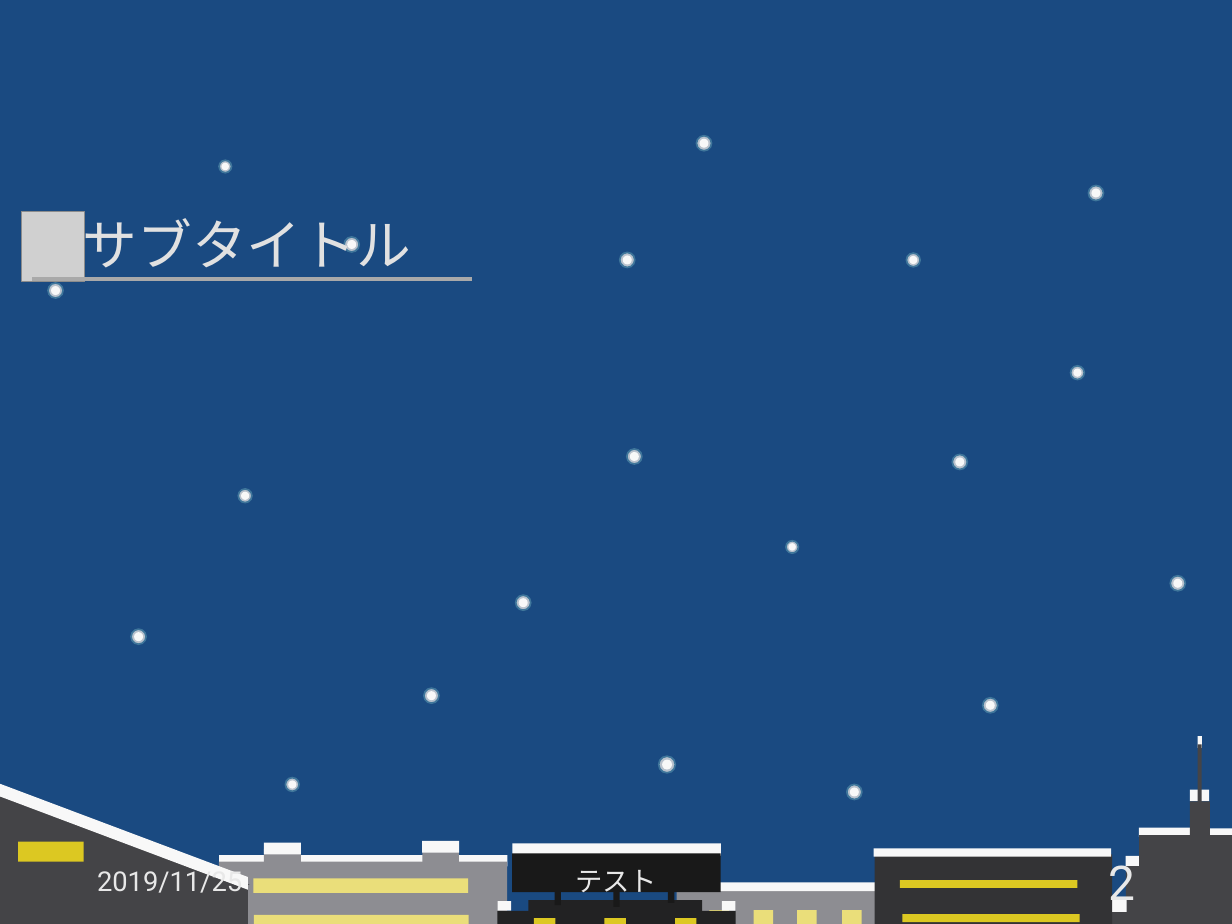
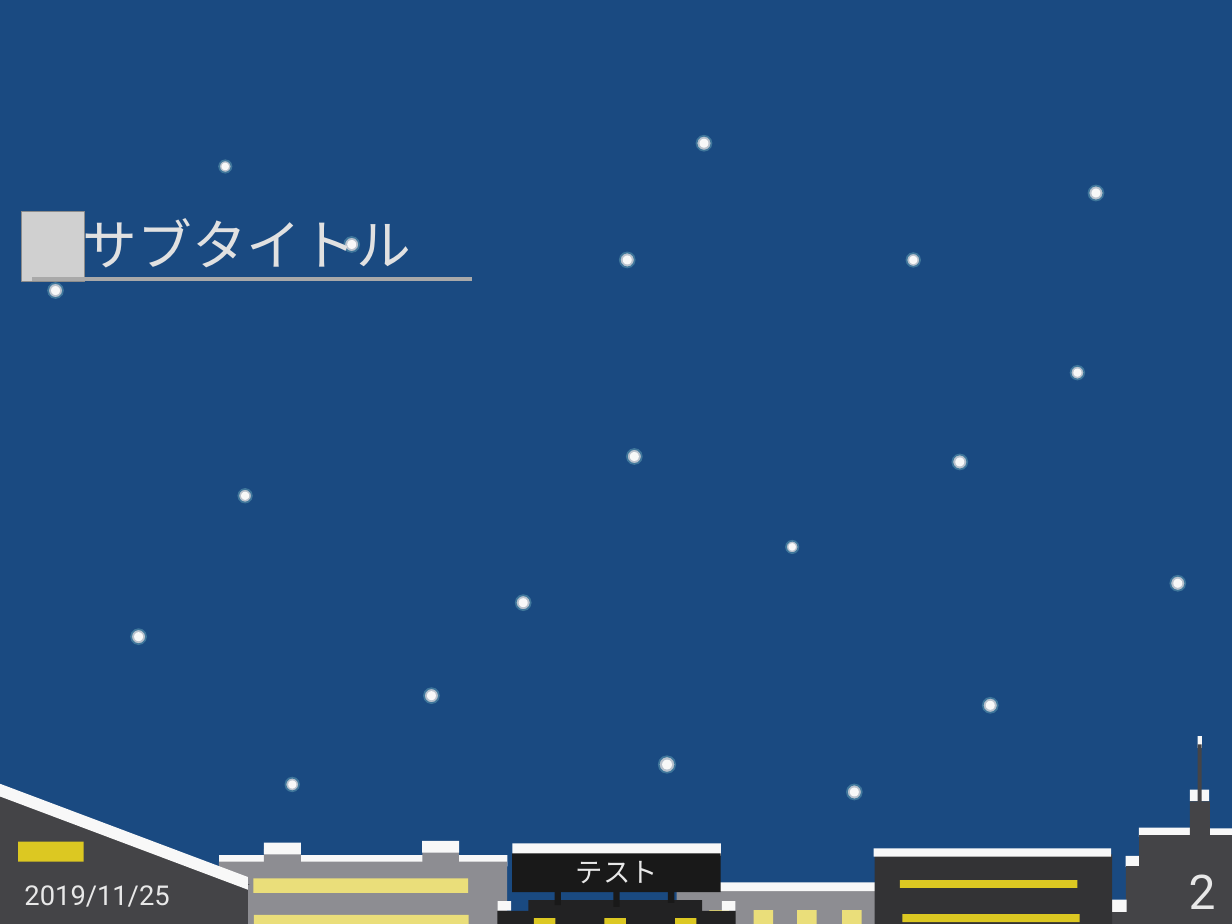
Before and after one commit to PajamaDrive/presentation_template, a slide deck: slide 2 of Matsushita_winter.potx. Drawn at 1232x924 pixels with LibreOffice and Linux fonts; fonts in the diff are those of the drawing; grey boxes stand for pictures; background and template pictures are left out. Boxes give left, top, right and bottom in pixels: in the first picture for what was removed or moved away, otherwise in the second. Text is boxed around its words. In the diff, an @@ line names an element or a change of style, - is before the commit and + after.

Commit message:
miner change

```diff
--- a/Matsushita_winter.potx
+++ b/Matsushita_winter.potx
@@ text "テスト" rewrapped from <box>575,870,657,899</box> to <box>576,861,658,883</box> @@
@@ page number rewrapped from <box>1108,856,1135,911</box> to <box>1189,874,1216,909</box> @@
@@ text "2019/11/25" rewrapped from <box>97,866,242,893</box> to <box>24,885,169,907</box> @@
```
